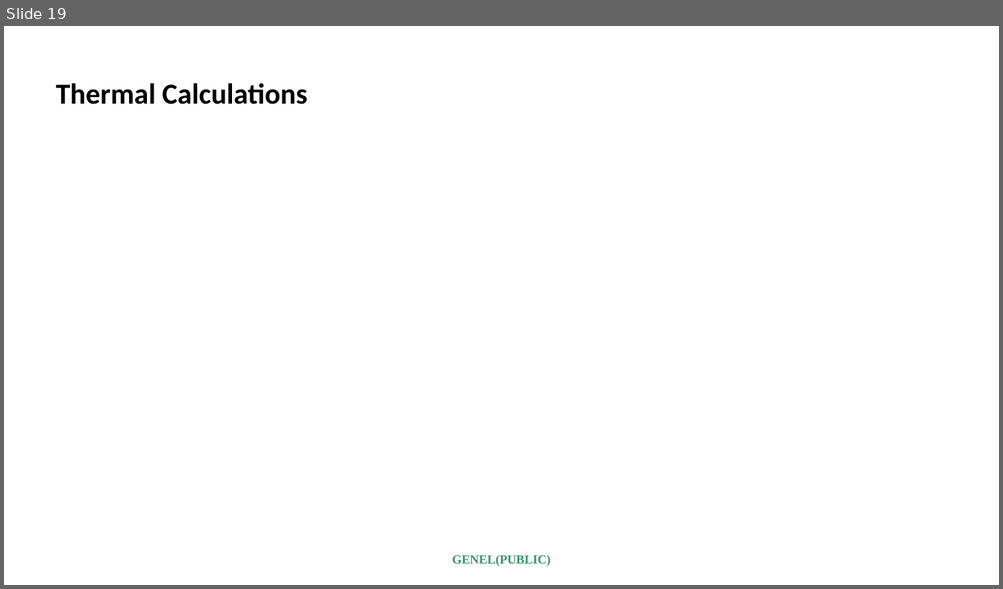
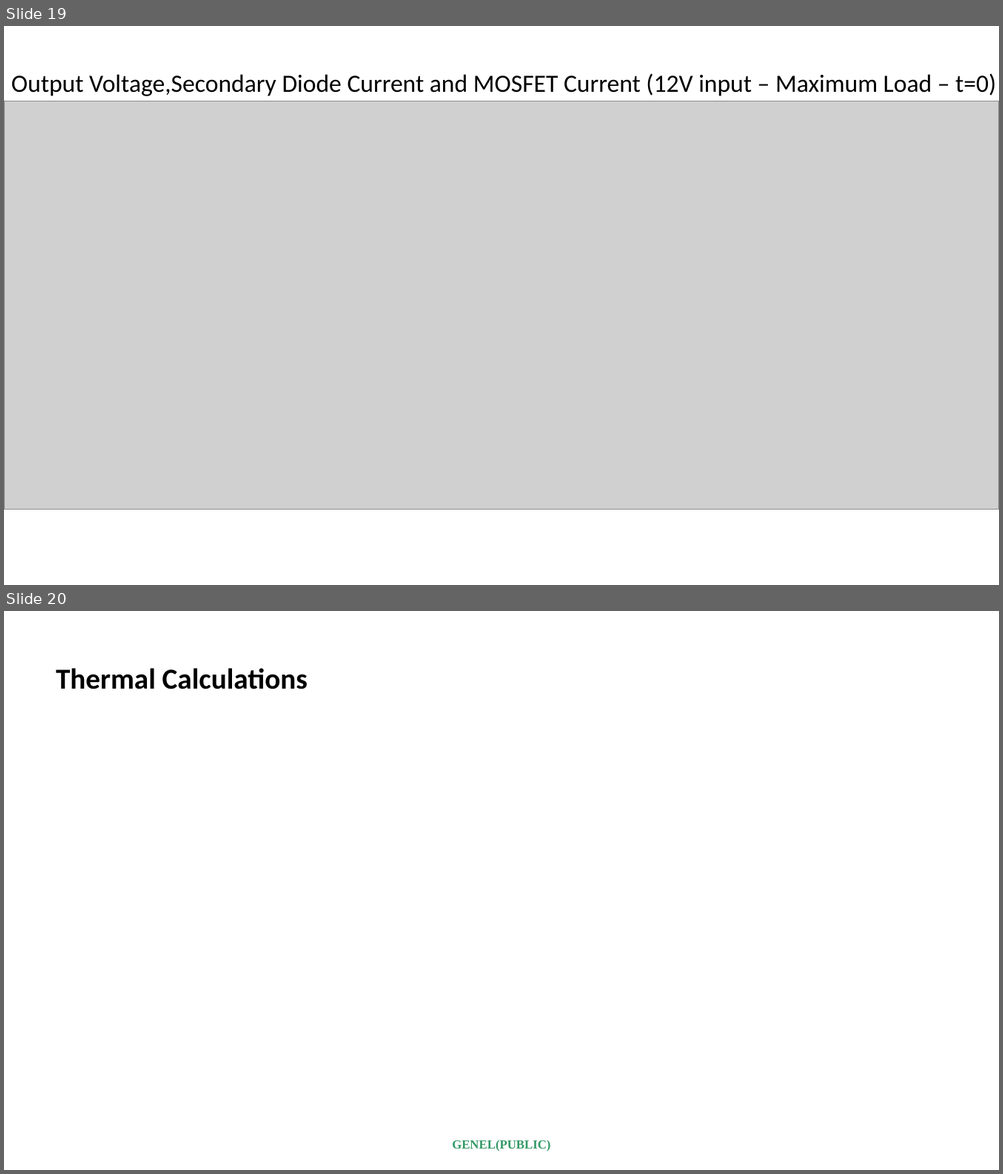
Before and after one commit to ahmetcan-akuz/Optimus-Primary-Winding, a slide deck: Presentation/Feedback_Presentation.pptx. Shown one above the other, each under a label of ours: slide 19 before the commit, slides 19 and 20 after it. The pictures are 1003x589 and 1003x1174 pixels, drawn with LibreOffice and Linux fonts; fonts in the diff are those of the drawing; grey boxes stand for pictures. Boxes give left, top, right and bottom in pixels: in the first picture for what was removed or moved away, otherwise in the second. Text is boxed around its words. In the diff, an @@ line names an element or a change of style, - is before the commit and + after.

```diff
--- a/Presentation/Feedback_Presentation.pptx
+++ b/Presentation/Feedback_Presentation.pptx
@@ slide 19 added at (4, 26, 999, 585), background #FFFFFF @@
@@ text added at (11, 73, 996, 96), 24 pt, text #000000 @@
+Output Voltage,Secondary Diode Current and MOSFET Current (12V input – Maximum Load – t=0)
@@ picture added at (4, 101, 999, 510) @@
@@ what was slide 19 is now slide 20 @@
```
